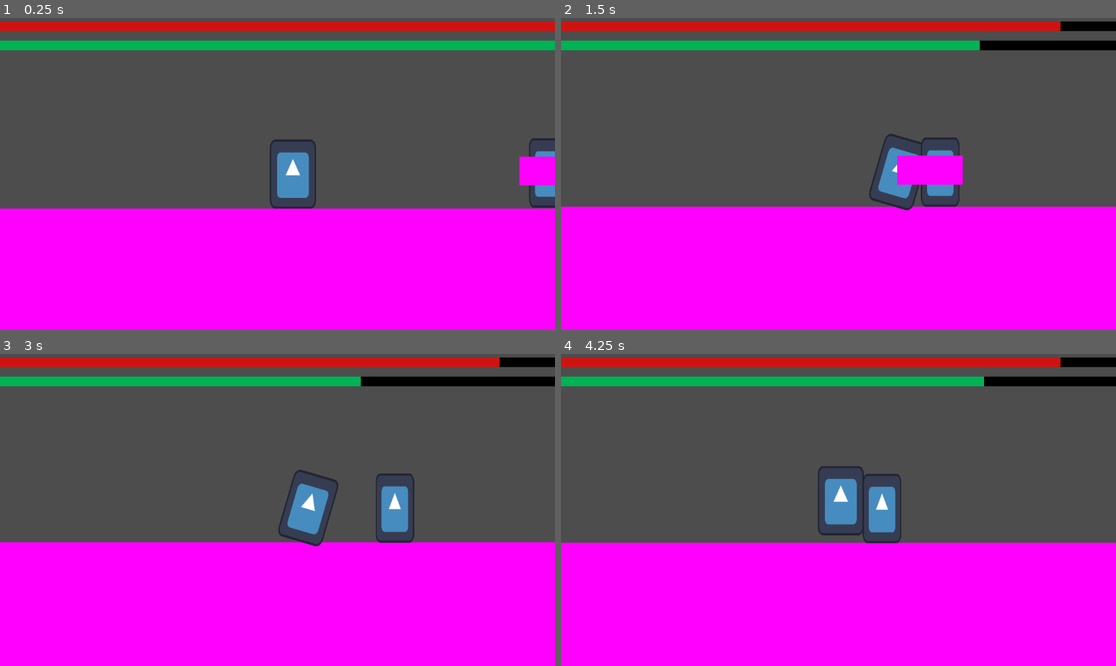
Above: before the commit, frames 1-4 (two rows, left to right).
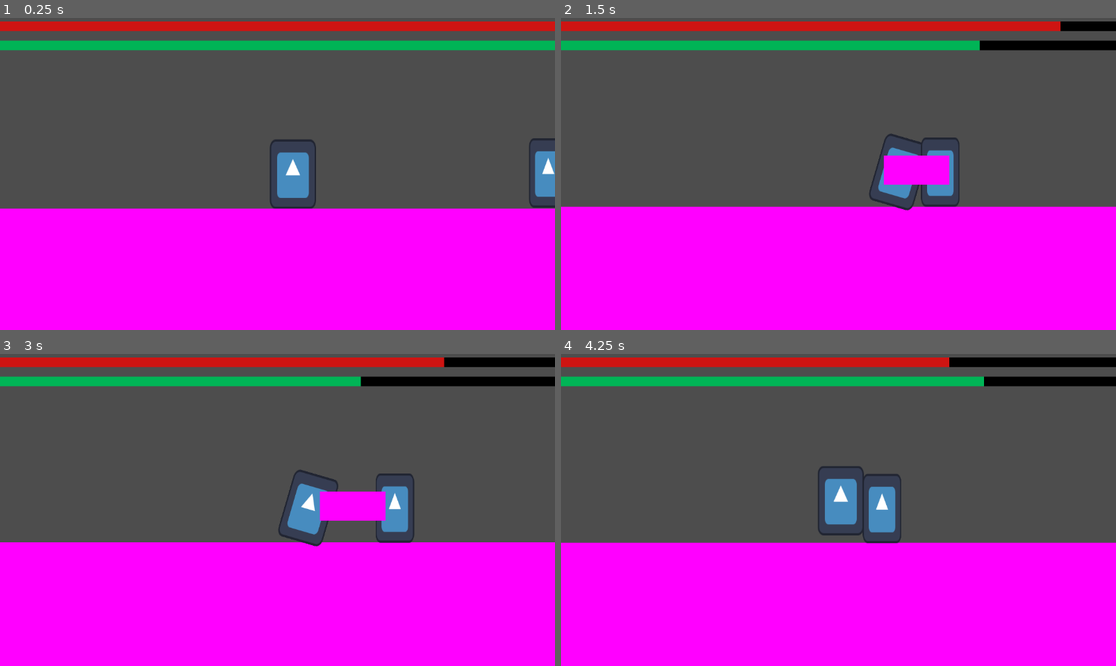
Above: after the commit, the same moments.

Repository: CodeScratcher/soulslike
Game: Godot game, scene res://Levels/test_scene.tscn
The game is run twice, just before and just after one commit, with the same random seed, the same clock (stepped at 60 frames per second) and the same inputs. The engine's default icon, where the game draws it, is replaced by a stand-in: a white triangle on a blue panel in a dark square.
Inputs (mouse positions are in pixels of both pictures, inside the frame that each line leads up to):
- Up to frame 1 (0.25 s): no input
- Up to frame 2 (1.5 s): move the mouse to (960, 158) at 0.52 s; hold D (right) from 0.53 s (still down); click (960, 158) at 0.6 s; tap W (jump) at 0.77 s; move the mouse to (727, 189) at 1.27 s; tap Space (roll) at 1.35 s
- Up to frame 3 (3 s): tap W (jump) at 1.52 s; move the mouse to (333, 441) at 2.02 s; release D (right) at 2.03 s; hold A (left) 2.03-2.78 s; click (333, 441) at 2.1 s; move the mouse to (249, 572) at 2.77 s; hold D (right) from 2.78 s (still down); tap Space (roll) at 2.85 s
- Up to frame 4 (4.25 s): keep holding D (right); tap W (jump) at 3.02, 3.77 s; move the mouse to (1005, 556) at 3.52 s; click (1005, 556) at 3.6 s

The runs differ from the first frame. In frame 1, 0.6% of the frame differs, in the area x 93-100%, y 44-54%; in frame 2, 0.5%; in frame 3, 1.4%, in the area x 57-91%, y 1-54%; in frame 4, 0.6%.

Commit message:
Fixed something, broke something

Diff:
--- a/Objects/test_enemy.tscn
+++ b/Objects/test_enemy.tscn
@@ -65,10 +65,10 @@
 [sub_resource type="PlaceholderTexture2D" id="PlaceholderTexture2D_2s0me"]
 
 [sub_resource type="RectangleShape2D" id="RectangleShape2D_8mevr"]
-size = Vector2(68.25, 31)
+size = Vector2(66.125, 31)
 
 [sub_resource type="RectangleShape2D" id="RectangleShape2D_70ng5"]
-size = Vector2(1.2e+07, 6.40003e+06)
+size = Vector2(8.4e+06, 6.40003e+06)
 
 [node name="TestEnemy" type="CharacterBody2D"]
 collision_layer = 4
@@ -113,6 +113,7 @@
 }
 
 [node name="Hitbox" type="Area2D" parent="."]
+visible = false
 collision_layer = 2
 
 [node name="Sprite2D" type="Sprite2D" parent="Hitbox"]
@@ -121,14 +122,15 @@
 texture = SubResource("PlaceholderTexture2D_2s0me")
 
 [node name="CollisionShape2D" type="CollisionShape2D" parent="Hitbox"]
-position = Vector2(24, 32)
+position = Vector2(22.9375, 32)
 shape = SubResource("RectangleShape2D_8mevr")
+disabled = true
 
 [node name="AttackArea" type="Area2D" parent="."]
 collision_mask = 9
 
 [node name="CollisionShape2D" type="CollisionShape2D" parent="AttackArea"]
-position = Vector2(64, 34)
+position = Vector2(46, 34)
 scale = Vector2(1e-05, 1e-05)
 shape = SubResource("RectangleShape2D_70ng5")
 
